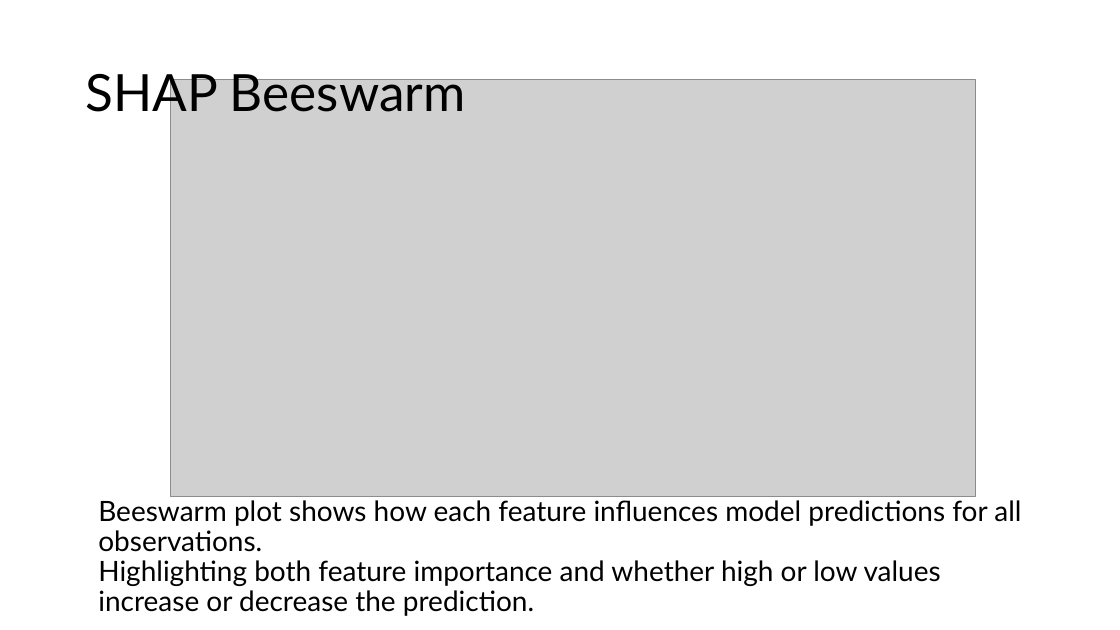
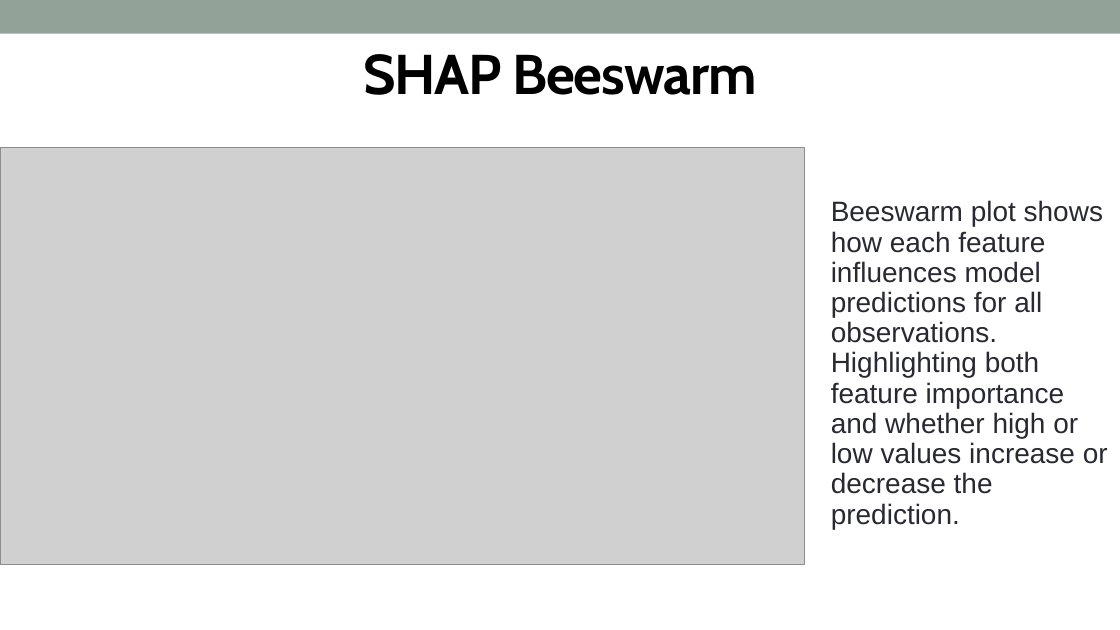
Before and after one commit to adnt01/stroke_factors_analysis, a slide deck: slide 17 of report_and_presentation/Cohort8_DS3_Presentation.pptx. Drawn at 1120x630 pixels with LibreOffice and Linux fonts; fonts in the diff are those of the drawing; grey boxes stand for pictures. Boxes give left, top, right and bottom in pixels: in the first picture for what was removed or moved away, otherwise in the second. Text is boxed around its words. In the diff, an @@ line names an element or a change of style, - is before the commit and + after.

Commit message:
update presentation format

```diff
--- a/report_and_presentation/Cohort8_DS3_Presentation.pptx
+++ b/report_and_presentation/Cohort8_DS3_Presentation.pptx
@@ rectangle added at bbox=[0, 0, 1120, 34], fill #93A299 @@
@@ title "SHAP Beeswarm": place and size @@
-title "SHAP Beeswarm" at bbox=[85, 66, 466, 120]
+title "SHAP Beeswarm" at bbox=[363, 54, 756, 95]
@@ title "SHAP Beeswarm" at bbox=[363, 54, 756, 95]: size 44 to 48 pt, font Lato to Cabin, letter spacing 0 to -1 pt, bold on; alignment left to centre; line spacing 0.9 to 1 @@
@@ text "Beeswarm plot shows how each ...": place and size @@
-text "Beeswarm plot shows how each ..." at bbox=[98, 500, 1021, 616]
+text "Beeswarm plot shows how each ..." at bbox=[831, 200, 1108, 529]
@@ text "Beeswarm plot shows how each ..." at bbox=[831, 200, 1108, 529]: font Lato to Arial, text colour #000000 to #292934 @@
@@ picture: place and size @@
-picture at bbox=[171, 79, 975, 497]
+picture at bbox=[0, 147, 804, 565]
```
Also in this commit, not shown: 19 other slides changed, 1 slide added, 1 slide removed.
